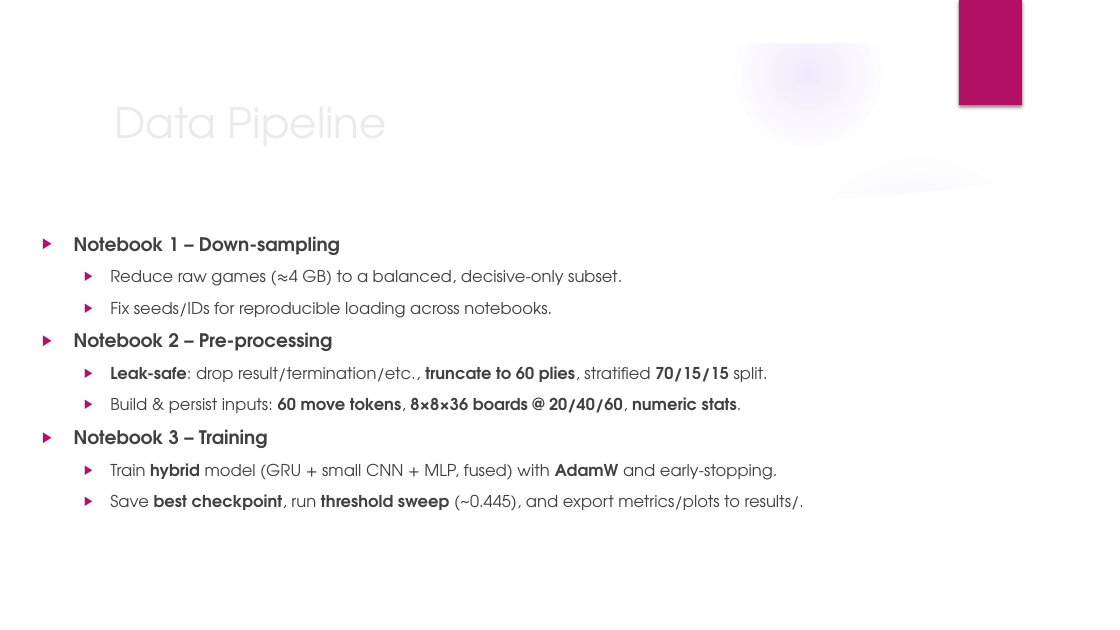
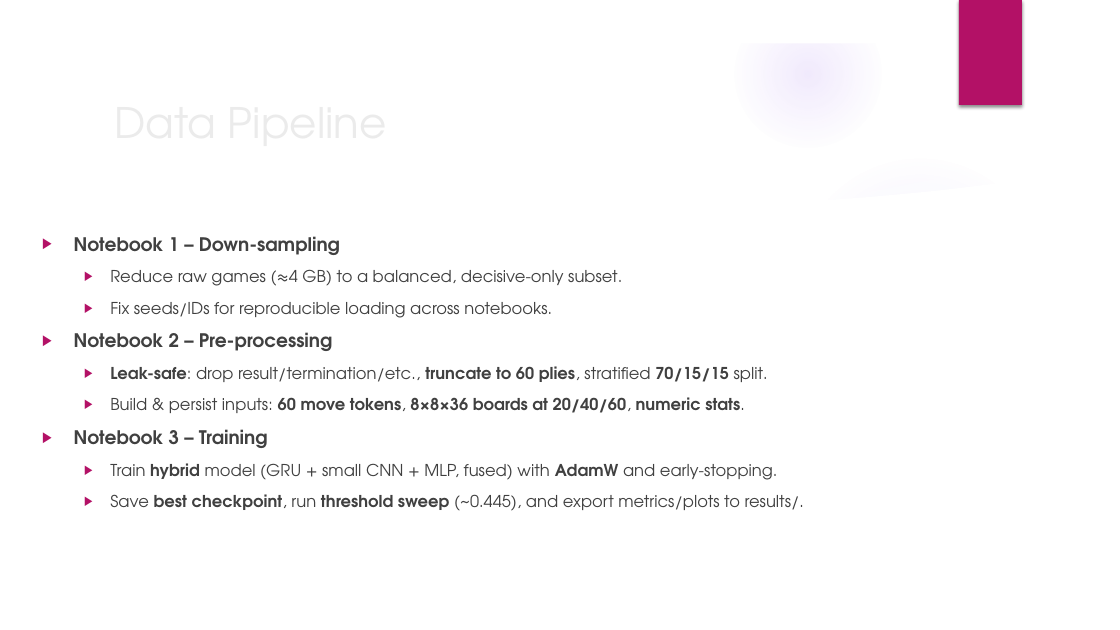
Before and after one commit to DoctorPingu/chess-outcome-prediction, a slide deck: slide 3 of journal/a3_chess_outcome_presentation.pptx. Drawn at 1120x630 pixels with LibreOffice and Linux fonts; fonts in the diff are those of the drawing; background and template pictures are left out. Boxes give left, top, right and bottom in pixels: in the first picture for what was removed or moved away, otherwise in the second. Text is boxed around its words. In the diff, an @@ line names an element or a change of style, - is before the commit and + after.

```diff
--- a/journal/a3_chess_outcome_presentation.pptx
+++ b/journal/a3_chess_outcome_presentation.pptx
@@ text at [110, 397, 745, 413]: text changed @@
-  ▶ Build & persist inputs: 60 move tokens, 8×8×36 boards @ 20/40/60, numeric stats.
+  ▶ Build & persist inputs: 60 move tokens, 8×8×36 boards at 20/40/60, numeric stats.
```
